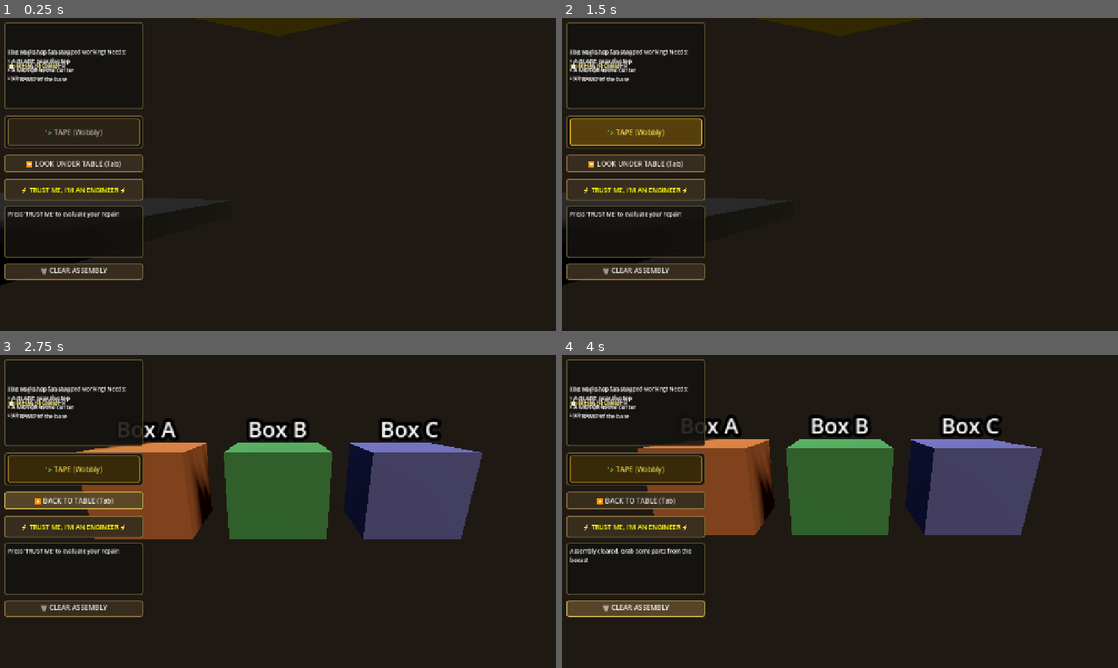
Above: before the commit, frames 1-4 (two rows, left to right).
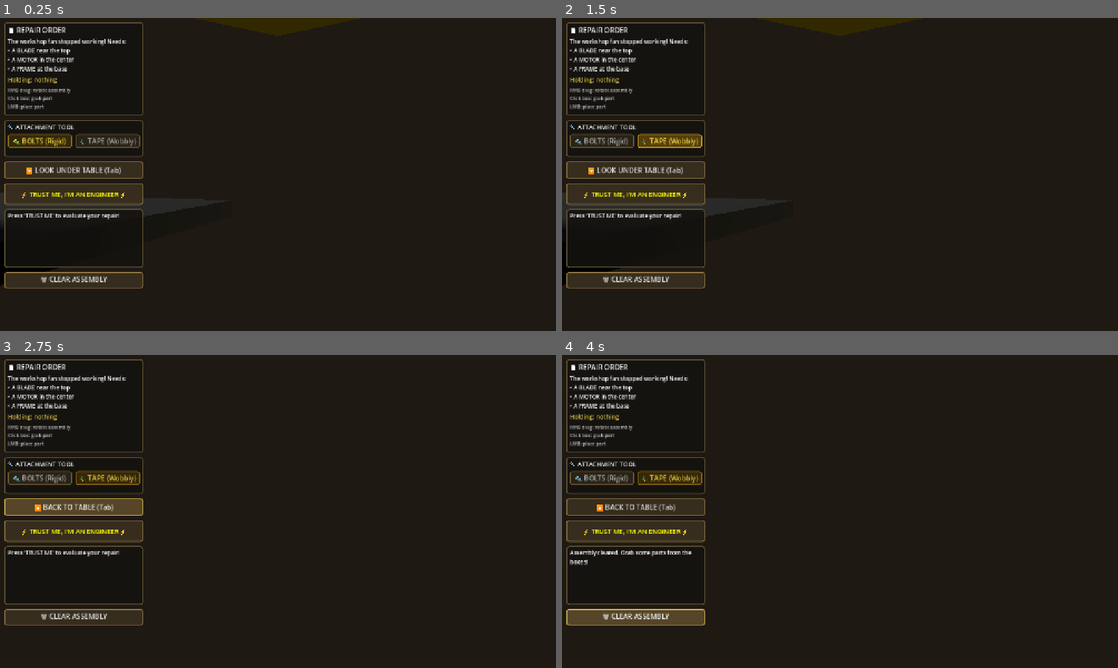
Above: after the commit, the same moments.

Repository: Eg0Ri4/slavik_repairer_simulator
Game: Godot game, scene res://scenes/Main.tscn
Same seed, same stepped clock (60 frames per second), same inputs: the game is played once before the commit and once after it.
Inputs:
- Up to frame 1 (0.25 s): no input
- Up to frame 2 (1.5 s): click "🔩 BOLTS (Rigid)" at 0.5 s; click "📎 TAPE (Wobbly)" at 1.25 s
- Up to frame 3 (2.75 s): click "🔽 LOOK UNDER TABLE (Tab)" at 2 s
- Up to frame 4 (4 s): click "⚡ TRUST ME, I'M AN ENGINEER ⚡" at 2.75 s; click "🗑 CLEAR ASSEMBLY" at 3.5 s

The runs differ from the first frame. In frame 1, 5.8% of the frame differs, in the area x 0-26%, y 2-87%; in frame 2, 6.9%; in frame 3, 24%; in frame 4, 24%, in the area x 0-87%, y 2-87%.

Commit message:
Fix UI overlaps, camera zoom, and align boxes on workbench

Diff:
--- a/scripts/CameraController.gd
+++ b/scripts/CameraController.gd
@@ -4,7 +4,7 @@
 extends Node3D
 
 # ── Inspector-configurable positions ────────────────────────────────────────
-@export var table_position: Vector3 = Vector3(0.0, 1.8, 1.8)
+@export var table_position: Vector3 = Vector3(0.0, 1.4, 1.2)
 @export var table_rotation_deg: Vector3 = Vector3(-45.0, 0.0, 0.0)
 
 @export var under_table_position: Vector3 = Vector3(0.0, -0.7, 1.2)
--- a/scripts/Main.gd
+++ b/scripts/Main.gd
@@ -130,10 +130,11 @@
 	camera_controller.add_child(cam)
 
 func _build_boxes() -> void:
+	# Position the boxes in a horizontal row neatly in front of the assembly station
 	var box_configs: Array[Dictionary] = [
-		{"pos": Vector3(-0.55, -1.0, 0.0), "color": Color(0.55, 0.32, 0.14), "label": "Box A"},
-		{"pos": Vector3(0.0,   -1.0, 0.0), "color": Color(0.20, 0.45, 0.25), "label": "Box B"},
-		{"pos": Vector3(0.55,  -1.0, 0.0), "color": Color(0.30, 0.30, 0.55), "label": "Box C"},
+		{"pos": Vector3(-0.6, 0.235, 0.55), "color": Color(0.55, 0.32, 0.14), "label": "Box A"},
+		{"pos": Vector3(0.0,  0.235, 0.55), "color": Color(0.20, 0.45, 0.25), "label": "Box B"},
+		{"pos": Vector3(0.6,  0.235, 0.55), "color": Color(0.30, 0.30, 0.55), "label": "Box C"},
 	]
 
 	for cfg in box_configs:
@@ -178,25 +179,30 @@
 	ui_layer.name = "UI"
 	add_child(ui_layer)
 
-	var panel := _make_panel(Vector2(10, 10), Vector2(320, 200))
+	# ── Order Panel (using VBoxContainer to prevent overlap) ─────────────────
+	var panel := _make_panel(Vector2(10, 10), Vector2(320, 215))
 	ui_layer.add_child(panel)
+
+	var vbox := VBoxContainer.new()
+	vbox.name = "OrderVBox"
+	vbox.set_anchors_and_offsets_preset(Control.PRESET_FULL_RECT)
+	vbox.add_theme_constant_override("separation", 6)
+	panel.add_child(vbox)
 
 	# Order title
 	var order_title := Label.new()
 	order_title.name = "OrderTitle"
 	order_title.text = "📋 REPAIR ORDER"
 	order_title.add_theme_font_size_override("font_size", 16)
-	order_title.position = Vector2(12, 8)
-	panel.add_child(order_title)
+	vbox.add_child(order_title)
 
 	order_desc_label = Label.new()
 	order_desc_label.name = "OrderDesc"
 	order_desc_label.text = "Loading order..."
 	order_desc_label.add_theme_font_size_override("font_size", 13)
-	order_desc_label.position = Vector2(12, 30)
 	order_desc_label.custom_minimum_size = Vector2(295, 60)
 	order_desc_label.autowrap_mode = TextServer.AUTOWRAP_WORD_SMART
-	panel.add_child(order_desc_label)
+	vbox.add_child(order_desc_label)
 
 	# Held part indicator
 	part_name_label = Label.new()
@@ -204,66 +210,77 @@
 	part_name_label.text = "Holding: nothing"
 	part_name_label.add_theme_color_override("font_color", Color(0.9, 0.8, 0.3))
 	part_name_label.add_theme_font_size_override("font_size", 14)
-	part_name_label.position = Vector2(12, 95)
-	panel.add_child(part_name_label)
+	vbox.add_child(part_name_label)
 
 	# Instructions
 	instructions_label = Label.new()
 	instructions_label.name = "Instructions"
-	instructions_label.text = "RMB drag: rotate assembly\nTab/button: go under table\nClick box: grab part\nLMB: place part"
+	instructions_label.text = "RMB drag: rotate assembly\nClick box: grab part\nLMB: place part"
 	instructions_label.add_theme_color_override("font_color", Color(0.75, 0.75, 0.75))
 	instructions_label.add_theme_font_size_override("font_size", 11)
-	instructions_label.position = Vector2(12, 118)
-	panel.add_child(instructions_label)
-
-	# ── Tool selector ────────────────────────────────────────────────────────
-	var tool_panel := _make_panel(Vector2(10, 225), Vector2(320, 75))
+	vbox.add_child(instructions_label)
+
+	# ── Tool selector (using VBox & HBox layout) ─────────────────────────────
+	var tool_panel := _make_panel(Vector2(10, 235), Vector2(320, 85))
 	ui_layer.add_child(tool_panel)
+
+	var tool_vbox := VBoxContainer.new()
+	tool_vbox.set_anchors_and_offsets_preset(Control.PRESET_FULL_RECT)
+	tool_vbox.add_theme_constant_override("separation", 6)
+	tool_panel.add_child(tool_vbox)
 
 	var tool_title := Label.new()
 	tool_title.text = "🔧 ATTACHMENT TOOL"
 	tool_title.add_theme_font_size_override("font_size", 14)
-	tool_title.position = Vector2(12, 8)
-	tool_panel.add_child(tool_title)
-
-	tool_bolts_btn = _make_button("🔩 BOLTS (Rigid)", Vector2(10, 30), Vector2(140, 32))
+	tool_vbox.add_child(tool_title)
+
+	var tool_hbox := HBoxContainer.new()
+	tool_hbox.add_theme_constant_override("separation", 8)
+	tool_vbox.add_child(tool_hbox)
+
+	tool_bolts_btn = _make_button("🔩 BOLTS (Rigid)", Vector2.ZERO, Vector2(140, 32))
+	tool_bolts_btn.size_flags_horizontal = Control.SIZE_EXPAND_FILL
 	tool_bolts_btn.pressed.connect(_on_bolts_pressed)
-	tool_panel.add_child(tool_bolts_btn)
-
-	tool_tape_btn = _make_button("📎 TAPE (Wobbly)", Vector2(158, 30), Vector2(140, 32))
+	tool_hbox.add_child(tool_bolts_btn)
+
+	tool_tape_btn = _make_button("📎 TAPE (Wobbly)", Vector2.ZERO, Vector2(140, 32))
+	tool_tape_btn.size_flags_horizontal = Control.SIZE_EXPAND_FILL
 	tool_tape_btn.pressed.connect(_on_tape_pressed)
-	tool_panel.add_child(tool_tape_btn)
+	tool_hbox.add_child(tool_tape_btn)
 
 	_update_tool_buttons()
 
 	# ── View toggle ──────────────────────────────────────────────────────────
-	view_toggle_btn = _make_button("🔽 LOOK UNDER TABLE (Tab)", Vector2(10, 315), Vector2(320, 40))
+	view_toggle_btn = _make_button("🔽 LOOK UNDER TABLE (Tab)", Vector2(10, 330), Vector2(320, 40))
 	view_toggle_btn.pressed.connect(_on_view_toggle_pressed)
 	ui_layer.add_child(view_toggle_btn)
 
 	# ── TRUST ME button ──────────────────────────────────────────────────────
-	trust_me_btn = _make_button("⚡ TRUST ME, I'M AN ENGINEER ⚡", Vector2(10, 370), Vector2(320, 50))
+	trust_me_btn = _make_button("⚡ TRUST ME, I'M AN ENGINEER ⚡", Vector2(10, 380), Vector2(320, 50))
 	trust_me_btn.add_theme_font_size_override("font_size", 15)
 	trust_me_btn.add_theme_color_override("font_color", Color(1, 1, 0))
 	trust_me_btn.pressed.connect(_on_trust_me_pressed)
 	ui_layer.add_child(trust_me_btn)
 
-	# ── Result display ───────────────────────────────────────────────────────
-	var result_panel := _make_panel(Vector2(10, 432), Vector2(320, 120))
+	# ── Result display (using vertical layout) ───────────────────────────────
+	var result_panel := _make_panel(Vector2(10, 440), Vector2(320, 135))
 	result_panel.name = "ResultPanel"
 	ui_layer.add_child(result_panel)
+
+	var result_vbox := VBoxContainer.new()
+	result_vbox.set_anchors_and_offsets_preset(Control.PRESET_FULL_RECT)
+	result_panel.add_child(result_vbox)
 
 	result_label = Label.new()
 	result_label.name = "ResultLabel"
 	result_label.text = "Press 'TRUST ME' to evaluate your repair!"
 	result_label.add_theme_font_size_override("font_size", 13)
-	result_label.position = Vector2(10, 10)
-	result_label.custom_minimum_size = Vector2(300, 100)
+	result_label.custom_minimum_size = Vector2(300, 110)
 	result_label.autowrap_mode = TextServer.AUTOWRAP_WORD_SMART
-	result_panel.add_child(result_label)
+	result_vbox.add_child(result_label)
 
 	# ── Reset button ─────────────────────────────────────────────────────────
-	var reset_btn := _make_button("🗑 CLEAR ASSEMBLY", Vector2(10, 565), Vector2(320, 36))
+	var reset_btn := _make_button("🗑 CLEAR ASSEMBLY", Vector2(10, 585), Vector2(320, 36))
 	reset_btn.pressed.connect(_on_reset_pressed)
 	ui_layer.add_child(reset_btn)
 
@@ -306,6 +323,11 @@
 			# If holding a part, place it
 			if GameState.held_part != null:
 				_place_held_part(mouse_pos)
+			else:
+				# Try to click a box to grab a part directly
+				var box := _raycast_for_box(mouse_pos)
+				if box:
+					_extract_from_box(box)
 
 func _raycast_for_box(mouse_pos: Vector2) -> JunkBox:
 	var cam := get_viewport().get_camera_3d()
